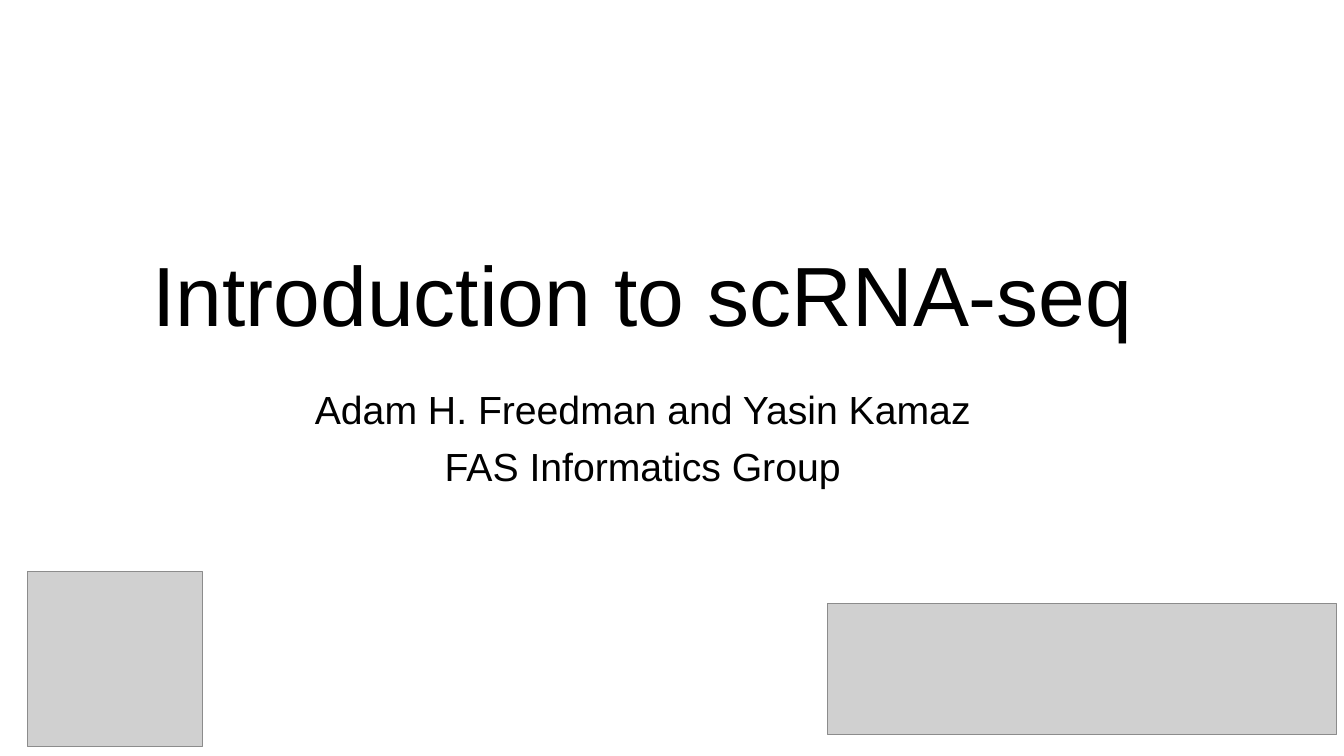
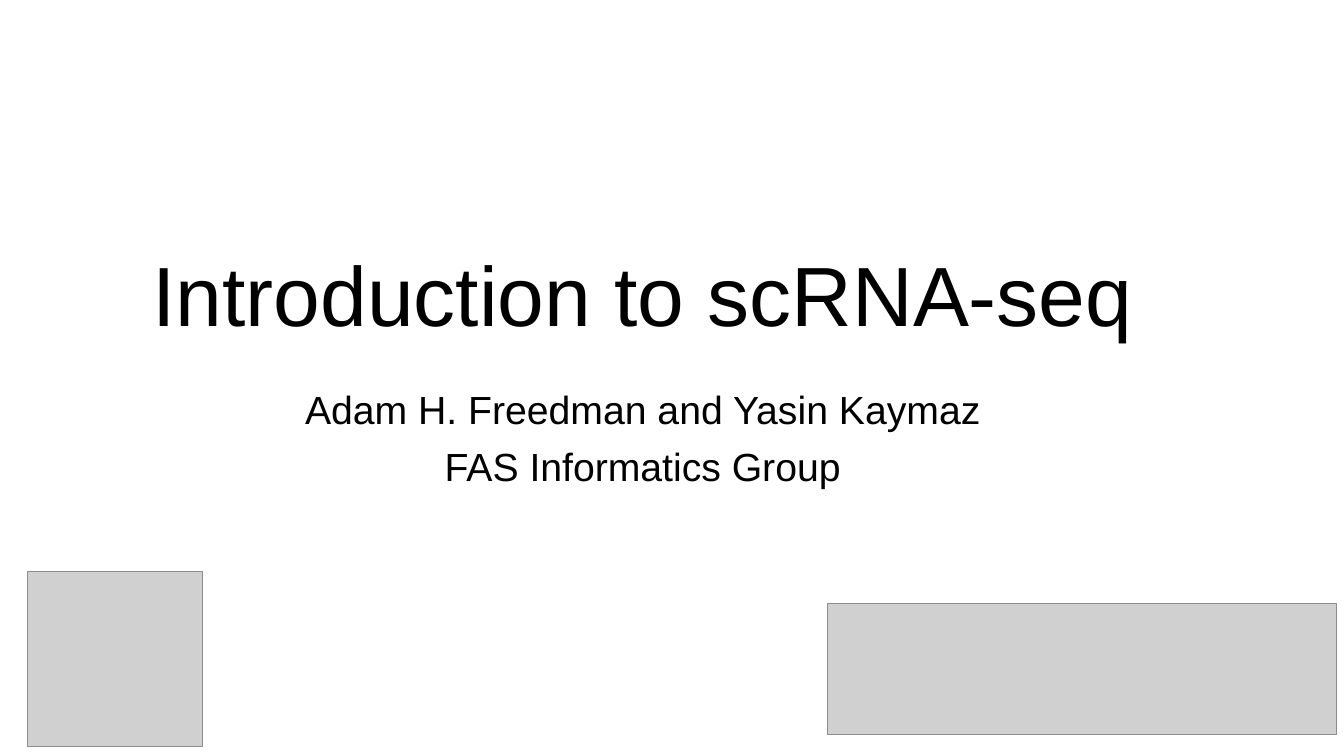
Before and after one commit to yasinkaymaz/singleCellRNAseq_workshop, a slide deck: slide 1 of IntroToscRNASeq_Background.pptx. Drawn at 1344x756 pixels with LibreOffice and Linux fonts; fonts in the diff are those of the drawing; grey boxes stand for pictures. Boxes give left, top, right and bottom in pixels: in the first picture for what was removed or moved away, otherwise in the second. Text is boxed around its words. In the diff, an @@ line names an element or a change of style, - is before the commit and + after.

Commit message:
fixed slide typo

```diff
--- a/IntroToscRNASeq_Background.pptx
+++ b/IntroToscRNASeq_Background.pptx
@@ subtitle at [305, 395, 980, 432]: text changed @@
-Adam H. Freedman and Yasin Kamaz
+Adam H. Freedman and Yasin Kaymaz
```
